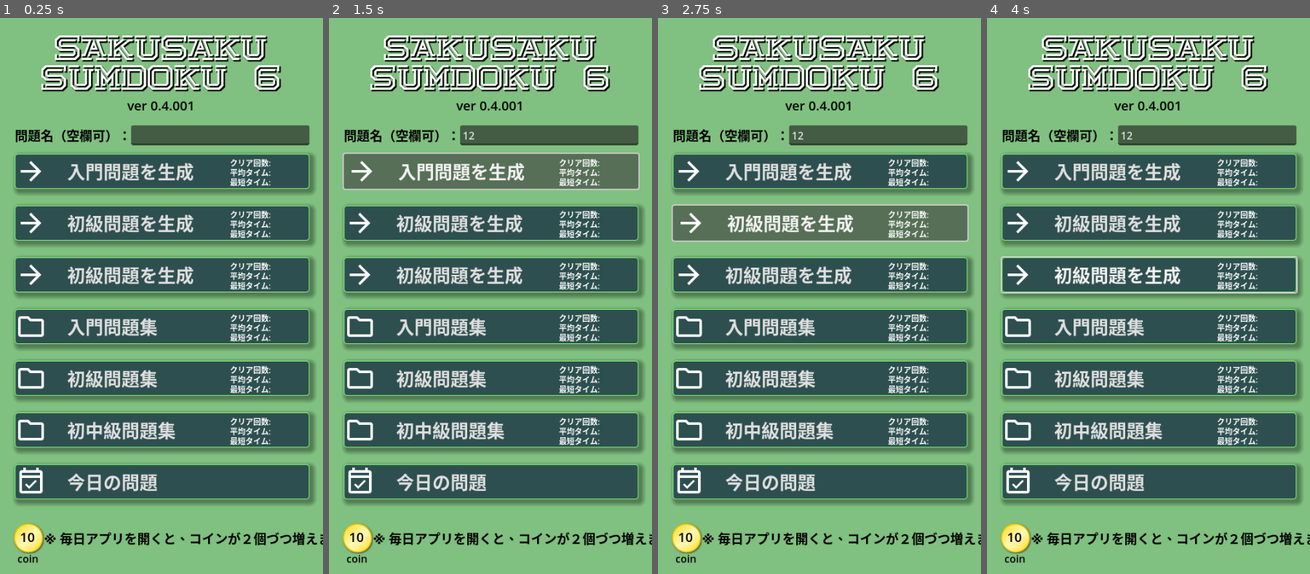
Above: before the commit, frames 1-4 (left to right).
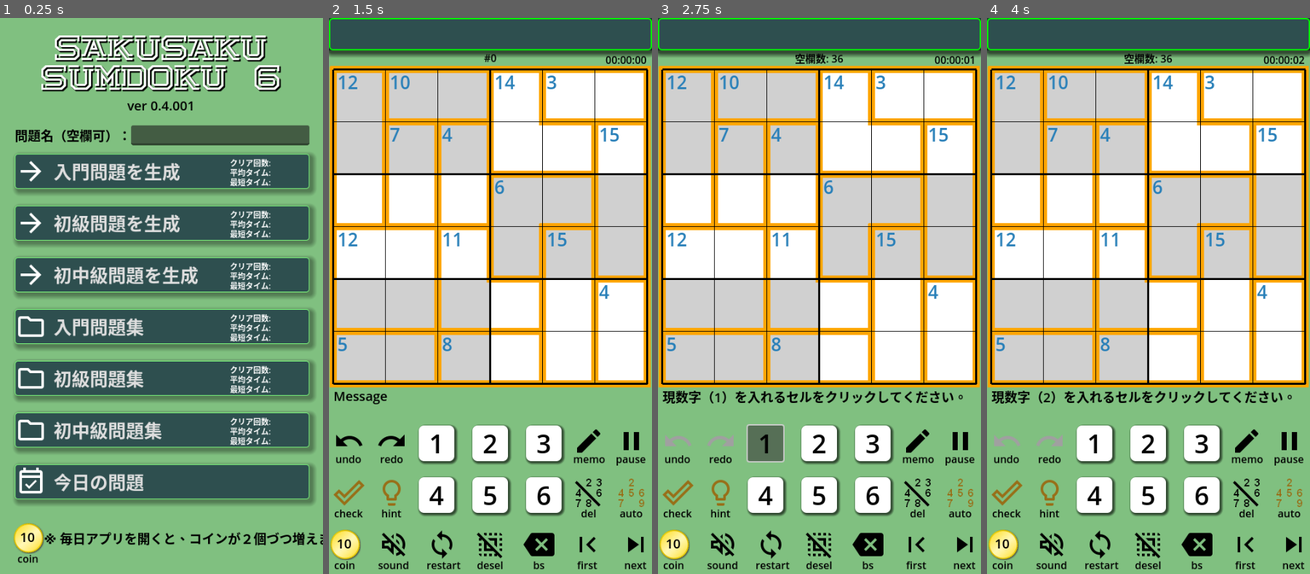
Above: after the commit, the same moments.

Repository: vivisuke/GD4KillerSudoku6
Game: Godot game, scene res://top_scene.tscn
Two runs of this game, one before a commit and one after it. Both use one fixed random seed, a clock stepped at 60 frames per second and the inputs below.
Inputs (mouse positions are in pixels of both pictures, inside the frame that each line leads up to):
- Up to frame 1 (0.25 s): no input
- Up to frame 2 (1.5 s): click (548, 134) at 0.52 s; type "12" at 0.6 s; click "入門問題を生成" at 1.25 s
- Up to frame 3 (2.75 s): click "初級問題を生成" (after the commit: "1") at 2 s
- Up to frame 4 (4 s): click "初級問題を生成" (after the commit: "2") at 2.75 s; click (1100, 546) at 3.5 s, where only the run after the commit has a clickable "restart"

The runs differ from the first frame. In frame 1, 5.7% of the frame differs, in the area x 16-62%, y 26-86%; in frame 2, 84%, in the area x 0-100%, y 0-100%; in frame 3, 84%; in frame 4, 84%.

Commit message:
0091 ◎ C 04/17 04/17 0.001│ToDo│トップシーン：問題生成ボタン押下→メインシーンに遷移

Diff:
--- /dev/null
+++ b/GD4KillerSudoku6/scripts/top_scene.gd
@@ -0,0 +1,29 @@
+extends Node2D
+
+
+const N_BUTTONS = 6
+
+var buttons = []
+#onready var g = get_node("/root/Global")
+
+func _ready():
+	pass # Replace with function body.
+
+
+func _process(delta):
+	pass
+
+func to_MainScene(qLevel):
+	print($LineEdit.text)
+	g.qLevel = qLevel
+	g.qName = $LineEdit.text
+	g.qRandom = $LineEdit.text == ""
+	g.qNumber = 0
+	g.todaysQuest = false
+	get_tree().change_scene_to_file("res://main_scene.tscn")
+func _on_button_0_pressed():
+	to_MainScene(0)
+func _on_button_1_pressed():
+	to_MainScene(1)
+func _on_button_2_pressed():
+	to_MainScene(2)
--- a/GD4KillerSudoku6/top_scene.tscn
+++ b/GD4KillerSudoku6/top_scene.tscn
@@ -1,6 +1,7 @@
-[gd_scene load_steps=7 format=3 uid="uid://dtta0o6xbn0ip"]
+[gd_scene load_steps=8 format=3 uid="uid://dtta0o6xbn0ip"]
 
 [ext_resource type="FontFile" uid="uid://bxhleatspvdo3" path="res://fonts/Hokjesgeest-PDGB.ttf" id="1_4sssh"]
+[ext_resource type="Script" path="res://scripts/top_scene.gd" id="1_n6ubd"]
 [ext_resource type="Texture2D" uid="uid://b37qhkh6trjag" path="res://images/arrow_forward_white.png" id="2_3bs4s"]
 [ext_resource type="Texture2D" uid="uid://qe4m363fwc1x" path="res://images/folder_white.png" id="3_xsmku"]
 [ext_resource type="Texture2D" uid="uid://bgwbg4ia462qw" path="res://images/event_available_white.png" id="4_0iaki"]
@@ -22,6 +23,7 @@
 shadow_offset = Vector2(4, 4)
 
 [node name="TopScene" type="Node2D"]
+script = ExtResource("1_n6ubd")
 
 [node name="BG" type="ColorRect" parent="."]
 offset_right = 500.0
@@ -73,7 +75,7 @@
 offset_bottom = 264.0
 theme_override_font_sizes/font_size = 28
 theme_override_styles/normal = SubResource("StyleBoxFlat_urpfq")
-text = "　入門問題を生成"
+text = " 入門問題を生成"
 icon = ExtResource("2_3bs4s")
 alignment = 0
 
@@ -111,7 +113,7 @@
 offset_bottom = 344.0
 theme_override_font_sizes/font_size = 28
 theme_override_styles/normal = SubResource("StyleBoxFlat_urpfq")
-text = "　初級問題を生成"
+text = " 初級問題を生成"
 icon = ExtResource("2_3bs4s")
 alignment = 0
 
@@ -149,7 +151,7 @@
 offset_bottom = 424.0
 theme_override_font_sizes/font_size = 28
 theme_override_styles/normal = SubResource("StyleBoxFlat_urpfq")
-text = "　初級問題を生成"
+text = " 初中級問題を生成"
 icon = ExtResource("2_3bs4s")
 alignment = 0
 
@@ -187,7 +189,7 @@
 offset_bottom = 504.0
 theme_override_font_sizes/font_size = 28
 theme_override_styles/normal = SubResource("StyleBoxFlat_urpfq")
-text = "　入門問題集"
+text = " 入門問題集"
 icon = ExtResource("3_xsmku")
 alignment = 0
 
@@ -225,7 +227,7 @@
 offset_bottom = 584.0
 theme_override_font_sizes/font_size = 28
 theme_override_styles/normal = SubResource("StyleBoxFlat_urpfq")
-text = "　初級問題集"
+text = " 初級問題集"
 icon = ExtResource("3_xsmku")
 alignment = 0
 
@@ -263,7 +265,7 @@
 offset_bottom = 664.0
 theme_override_font_sizes/font_size = 28
 theme_override_styles/normal = SubResource("StyleBoxFlat_urpfq")
-text = "　初中級問題集"
+text = " 初中級問題集"
 icon = ExtResource("3_xsmku")
 alignment = 0
 
@@ -301,7 +303,7 @@
 offset_bottom = 744.0
 theme_override_font_sizes/font_size = 28
 theme_override_styles/normal = SubResource("StyleBoxFlat_urpfq")
-text = "　今日の問題"
+text = " 今日の問題"
 icon = ExtResource("4_0iaki")
 alignment = 0
 
@@ -342,3 +344,7 @@
 text = "※ 毎日アプリを開くと、コインが２個づつ増えます。"
 horizontal_alignment = 1
 vertical_alignment = 1
+
+[connection signal="pressed" from="Button0" to="." method="_on_button_0_pressed"]
+[connection signal="pressed" from="Button1" to="." method="_on_button_1_pressed"]
+[connection signal="pressed" from="Button2" to="." method="_on_button_2_pressed"]
Not shown, changed: GD4KillerSudoku6.spr
